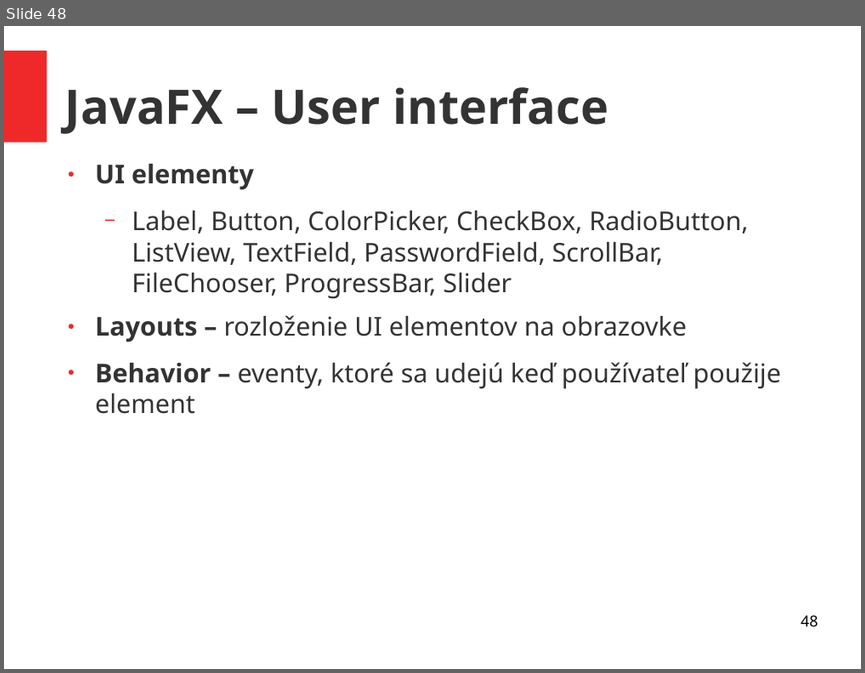
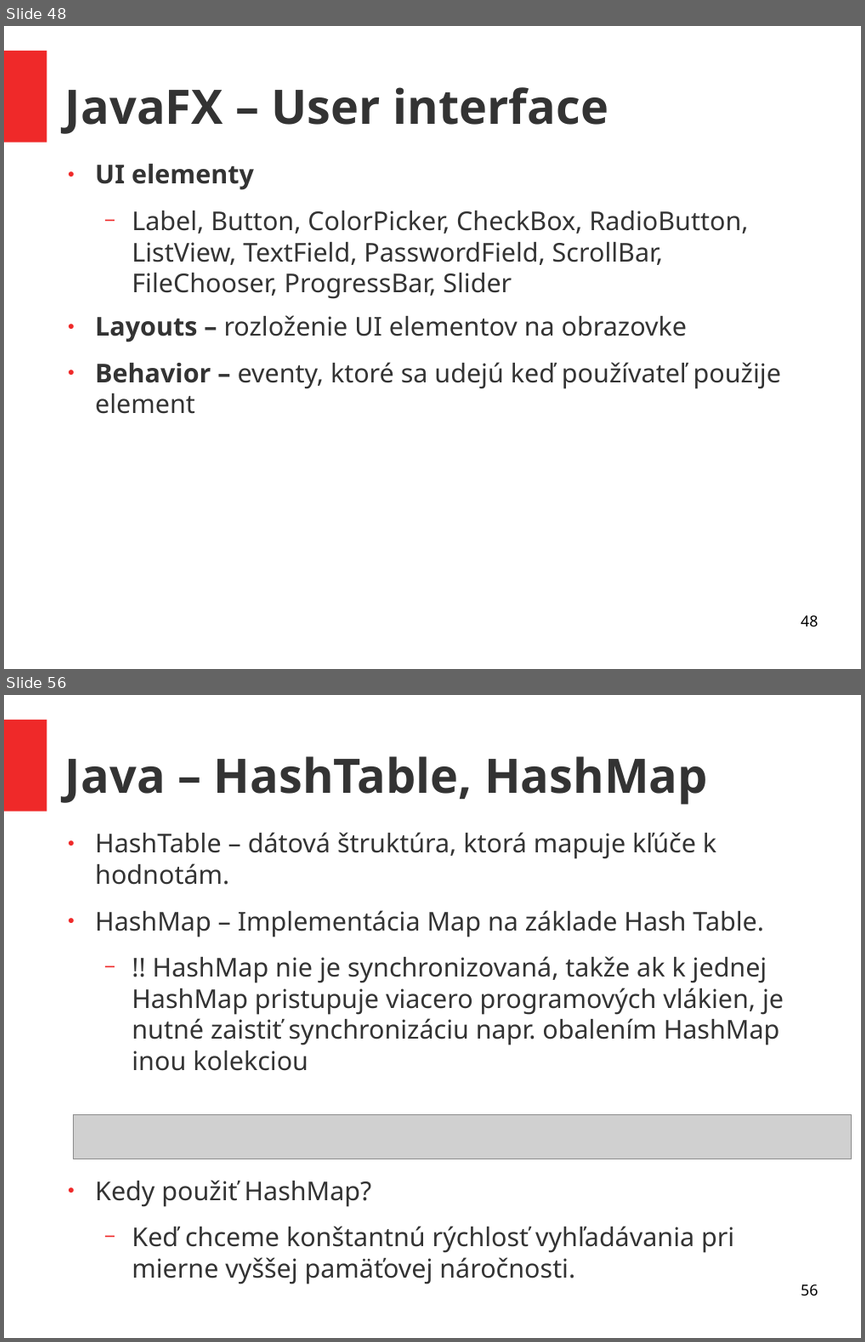
Before and after one commit to ukf-michalkohutek/prezentacia, a slide deck: seminar2.odp. Shown one above the other, each under a label of ours: slide 48 before the commit, slides 48 and 56 after it; the slides between them are not shown. The pictures are 865x673 and 865x1342 pixels, drawn with LibreOffice and Linux fonts; fonts in the diff are those of the drawing; grey boxes stand for pictures. Boxes give left, top, right and bottom in pixels: in the first picture for what was removed or moved away, otherwise in the second. Text is boxed around its words. In the diff, an @@ line names an element or a change of style, - is before the commit and + after.

```diff
--- a/seminar2.odp
+++ b/seminar2.odp
@@ slide 56 added at bbox=[4, 695, 861, 1338], background #FFFFFF; not listed: 1 template element that a slide beside it also shows @@
@@ title added at bbox=[65, 756, 708, 805], 44 pt, text #333333, bold @@
+Java – HashTable, HashMap
@@ text added at bbox=[95, 832, 783, 1284], 24 pt, text #333333 @@
+● HashTable – dátová štruktúra, ktorá mapuje kľúče k hodnotám.
+● HashMap – Implementácia Map na základe Hash Table.
+  − !! HashMap nie je synchronizovaná, takže ak k jednej HashMap pristupuje viacero programových vlákien, je nutné zaistiť synchronizáciu napr. obalením HashMap inou kolekciou
+● Kedy použiť HashMap?
+  − Keď chceme konštantnú rýchlosť vyhľadávania pri mierne vyššej pamäťovej náročnosti.
@@ picture added at bbox=[74, 1115, 851, 1158] @@
@@ page number added at bbox=[800, 1284, 817, 1296], 14 pt, text #000000 @@
+56
```
Also in this commit, not shown: 11 other slides added, 1 other file.
